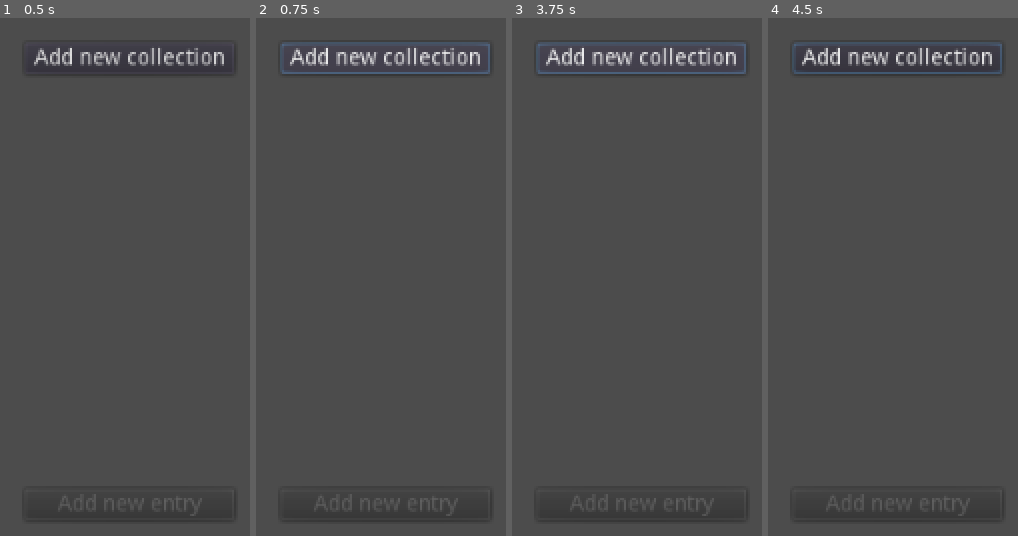
Above: before the commit, frames 1-4 (left to right).
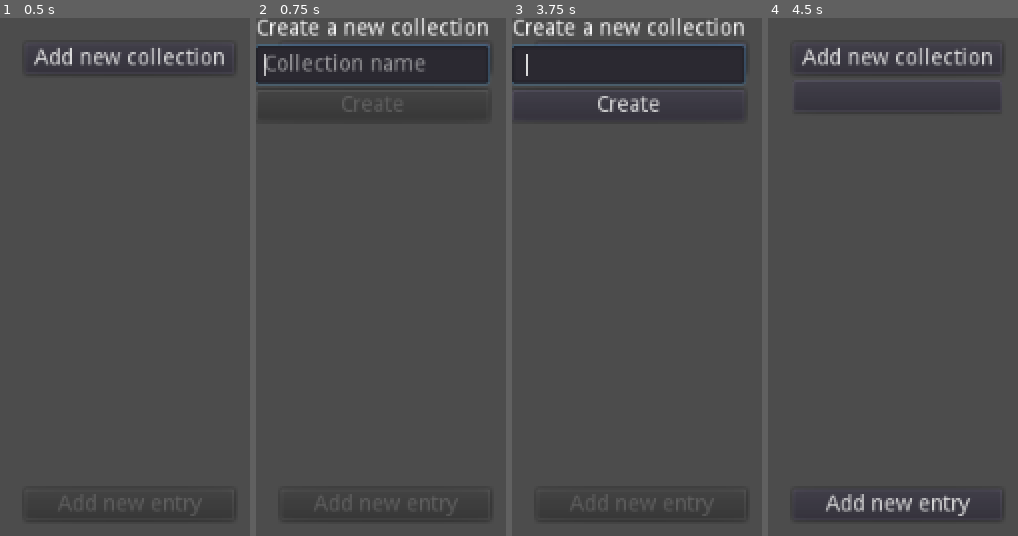
Above: after the commit, the same moments.

Repository: b7g/warm_bee
Game: Godot game, scene res://warm_bee.tscn
The game is run twice, just before and just after one commit, with the same random seed, the same clock (stepped at 60 frames per second) and the same inputs.
Inputs (mouse positions are in pixels of both pictures, inside the frame that each line leads up to):
- Up to frame 1 (0.5 s): no input
- Up to frame 2 (0.75 s): click "Add new collection" at 0.5 s
- Up to frame 3 (3.75 s): click "Add new collection" at 1.25 s; click "Add new collection" at 2 s; tap Enter at 2.75 s; tap Space at 3.5 s
- Up to frame 4 (4.5 s): click (885, 106) at 4.25 s, where only the run after the commit has a clickable "Create"

Frame 1 is identical in both runs. In frame 2, 8.4% of the frame differs, in the area x 0-94%, y 0-14%; in frame 3, 9.2%, in the area x 0-94%, y 0-19%; in frame 4, 1.8%.

Commit message:
Basic collection/entry structure in place
- collections can be created and selected
- entries can be created

Diff:
--- /dev/null
+++ b/godot/dialog/add_collection.gd
@@ -0,0 +1,26 @@
+extends Control
+
+var _main: Control
+
+onready var _txt_collection_name: LineEdit = $VC/LineEditName
+onready var _btn_create: Button = $VC/ButtonCreate
+
+
+func _ready() -> void:
+	_txt_collection_name.grab_focus()
+
+
+func set_main_ref(main: Control) -> void:
+	_main = main
+
+
+func _on_LineEditName_text_changed(new_text: String) -> void:
+	_btn_create.disabled = new_text.empty()
+
+
+func _on_ButtonCreate_pressed() -> void:
+	var collection_name: String = _txt_collection_name.text
+	if collection_name.empty():
+		return
+	_main.create_collection(collection_name)
+	queue_free()
--- /dev/null
+++ b/godot/dialog/add_collection.tscn
@@ -0,0 +1,33 @@
+[gd_scene load_steps=2 format=2]
+
+[ext_resource path="res://dialog/add_collection.gd" type="Script" id=1]
+
+[node name="AddCollectionDialog" type="Control"]
+anchor_right = 1.0
+anchor_bottom = 1.0
+script = ExtResource( 1 )
+
+[node name="VC" type="VBoxContainer" parent="."]
+margin_right = 40.0
+margin_bottom = 40.0
+
+[node name="LabelDescription" type="Label" parent="VC"]
+margin_right = 149.0
+margin_bottom = 14.0
+text = "Create a new collection"
+
+[node name="LineEditName" type="LineEdit" parent="VC"]
+margin_top = 18.0
+margin_right = 149.0
+margin_bottom = 42.0
+placeholder_text = "Collection name"
+
+[node name="ButtonCreate" type="Button" parent="VC"]
+margin_top = 46.0
+margin_right = 149.0
+margin_bottom = 66.0
+disabled = true
+text = "Create"
+
+[connection signal="text_changed" from="VC/LineEditName" to="." method="_on_LineEditName_text_changed"]
+[connection signal="pressed" from="VC/ButtonCreate" to="." method="_on_ButtonCreate_pressed"]
--- a/godot/singleton/structure.gd
+++ b/godot/singleton/structure.gd
@@ -2,9 +2,9 @@
 
 #
 #	collections = []
-#	collection = { name: String, entries = [entry, ...] }
-#	entry (type note) = { name: String, type: int, text: String }
-#	entry (type list) = { name: String, type: int, content = [list_item, ...]}
+#	collection = { id: int, name: String, entries = [entry, ...] }
+#	entry (type note) = { id: int, name: String, type: int, text: String }
+#	entry (type list) = { id: int, name: String, type: int, content = [list_item, ...]}
 #	list_item = { text: String, is_urgent: bool, is_important: bool }
 #
 
--- a/godot/ui_component/collection_button.gd
+++ b/godot/ui_component/collection_button.gd
@@ -1,4 +1,6 @@
 extends Button
+
+var _main: Control
 
 var _collection: Dictionary
 
@@ -7,10 +9,17 @@
 	_setup()
 
 
+func set_main_ref(main: Control) -> void:
+	_main = main
+
+
 func set_collection(collection: Dictionary) -> void:
 	_collection = collection
 
 
 func _setup() -> void:
-	var type_text: String = Structure.get_collection_type_display_names()[_collection["type"]]
-	text = "%s: %s" % [type_text, _collection["name"]]
+	text = _collection["name"]
+
+
+func _on_CollectionButton_pressed() -> void:
+	_main.select_collection_by_id(_collection["id"])
--- a/godot/ui_component/collection_button.tscn
+++ b/godot/ui_component/collection_button.tscn
@@ -6,3 +6,5 @@
 margin_right = 12.0
 margin_bottom = 20.0
 script = ExtResource( 1 )
+
+[connection signal="pressed" from="." to="." method="_on_CollectionButton_pressed"]
--- a/godot/ui_component/entry_button.gd
+++ b/godot/ui_component/entry_button.gd
@@ -6,7 +6,8 @@
 
 
 func _ready() -> void:
-	text = _entry["name"]
+	var entry_type_text: String = Structure.get_entry_type_display_names()[_entry["type"]]
+	text = "%s: %s" % [entry_type_text, _entry["name"]]
 
 
 func set_main_ref(main: Control) -> void:
--- a/godot/warm_bee.gd
+++ b/godot/warm_bee.gd
@@ -2,36 +2,62 @@
 
 
 var _collections: Array = []
-var _selected_collection_index: int
+var _selected_collection: Dictionary
 
+var _dialog_add_collection_res: Resource = preload("res://dialog/add_collection.tscn")
 var _dialog_add_entry_res: Resource = preload("res://dialog/add_entry.tscn")
 var _ui_collection_button_res: Resource = preload("res://ui_component/collection_button.tscn")
 var _ui_entry_button_res: Resource = preload("res://ui_component/entry_button.tscn")
 
 onready var _collection_list: VBoxContainer = $MC/HC/VC/SCCollections/VC
 onready var _entry_list: VBoxContainer = $MC/HC/VC/SCEntries/VC
+onready var _btn_add_entry: Button = $MC/HC/VC/ButtonAddEntry
+
+
+func create_collection(c_name: String) -> void:
+	var new_collection: Dictionary = {
+		"id": _get_unique_id(),
+		"name": c_name,
+		"entries": []
+	}
+	_collections.push_back(new_collection)
+	_display_collections()
+	select_collection_by_id(_collections.back()["id"])
 
 
 func create_entry(e_name: String, type: int) -> void:
 	var new_entry: Dictionary
 	if type == Structure.ENTRY_TYPES.NOTE:
-		new_entry = { "name": e_name, "type": type, "text": "" }
+		new_entry = { "id": _get_unique_id(), "name": e_name, "type": type, "text": "" }
 	elif type == Structure.ENTRY_TYPES.LIST:
-		new_entry = { "name": e_name, "type": type, "content": [] }
-	var selected_collection: Dictionary = _collections[_selected_collection_index]
-	selected_collection["entries"].push_back(new_entry)
-	_display_entries(selected_collection)
+		new_entry = { "id": _get_unique_id(), "name": e_name, "type": type, "content": [] }
+	_selected_collection["entries"].push_back(new_entry)
+	_display_entries(_selected_collection)
+
+
+func select_collection_by_id(collection_id: int) -> void:
+	for collection in _collections:
+		if collection["id"] == collection_id:
+			_display_entries(collection)
+			_selected_collection = collection
+			break
 
 
 func display_entry_content(entry_id: int) -> void:
 	pass
 
 
+func _get_unique_id() -> int:
+	return int(Time.get_unix_time_from_system() * 1000)
+
+
 func _display_collections() -> void:
 	for child in _collection_list.get_children():
 		child.queue_free()
+	_btn_add_entry.disabled = _collections.empty()
 	for collection in _collections:
 		var collection_button: Control = _ui_collection_button_res.instance()
+		collection_button.set_main_ref(self)
 		collection_button.set_collection(collection)
 		_collection_list.add_child(collection_button)
 
@@ -47,7 +73,9 @@
 
 
 func _on_ButtonAddCollection_pressed() -> void:
-	pass
+	var dialog_add_collection: Control = _dialog_add_collection_res.instance()
+	dialog_add_collection.set_main_ref(self)
+	add_child(dialog_add_collection)
 
 
 func _on_ButtonAddEntry_pressed() -> void:
